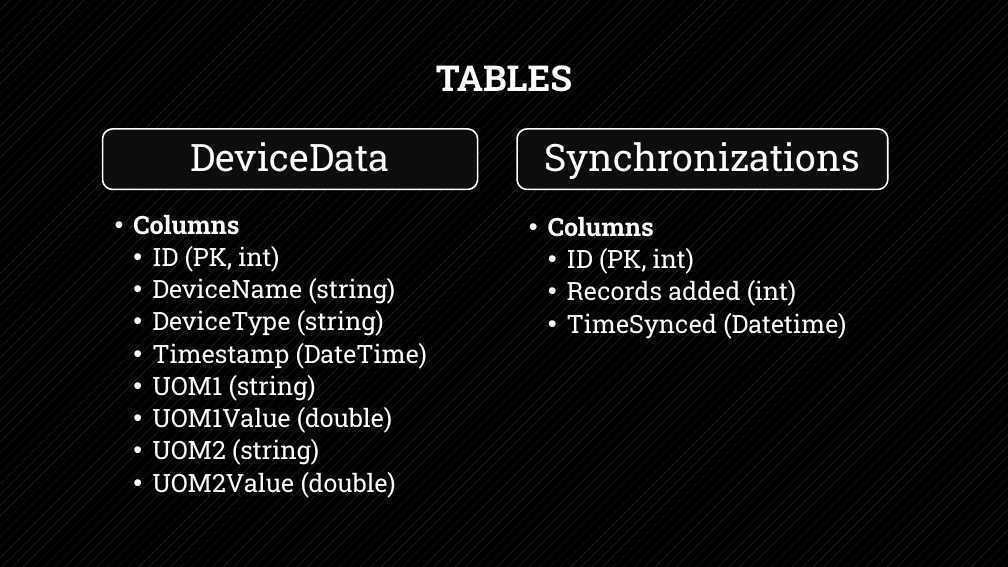
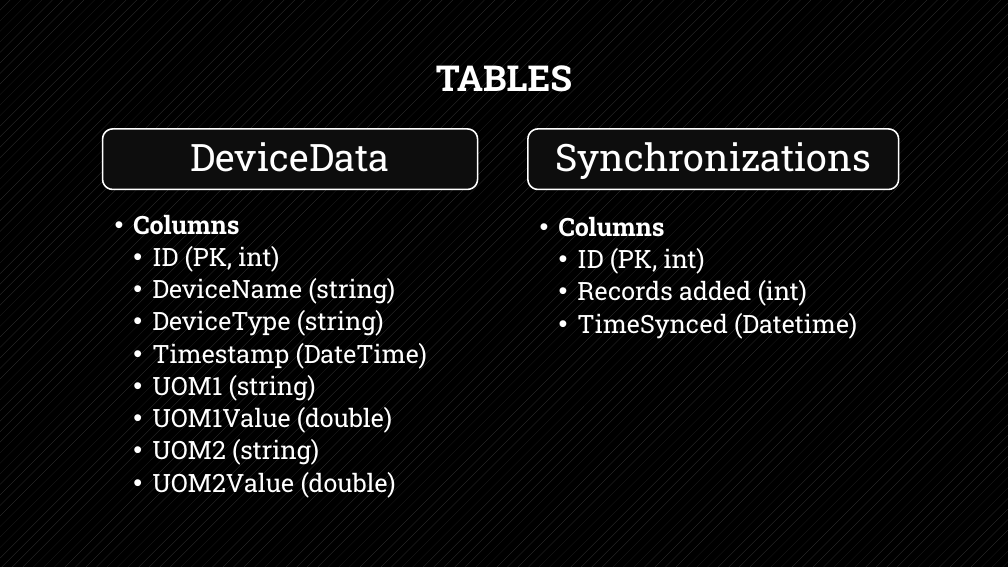
Before and after one commit to ruskpr/sql-data-synchronization, a slide deck: slide 6 of iot-data-collection.pptx (slide 5 before the commit). Drawn at 1008x567 pixels with LibreOffice and Linux fonts; fonts in the diff are those of the drawing. Boxes give left, top, right and bottom in pixels: in the first picture for what was removed or moved away, otherwise in the second. Text is boxed around its words. In the diff, an @@ line names an element or a change of style, - is before the commit and + after.

```diff
--- a/iot-data-collection.pptx
+++ b/iot-data-collection.pptx
@@ 2 texts, 1 rounded rectangle: place and size @@
-2 texts, 1 rounded rectangle at <box>517,129,888,339</box>
+2 texts, 1 rounded rectangle at <box>528,129,898,339</box>
```
Also in this commit, not shown: 3 other slides changed, 1 slide added, 1 slide removed.
